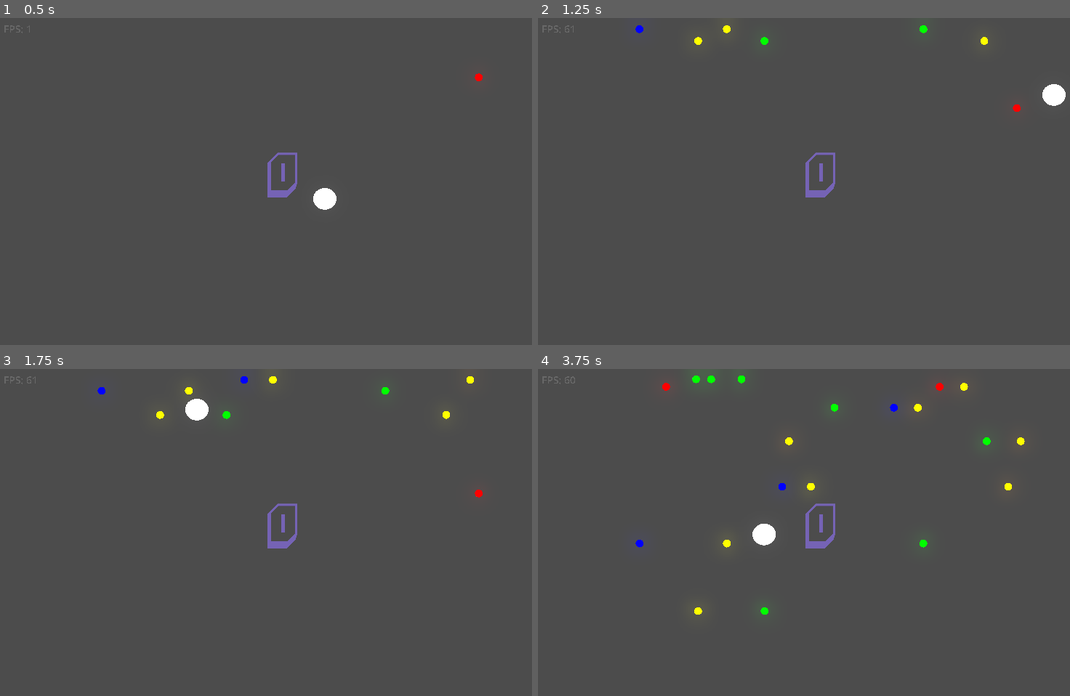
Above: before the commit, frames 1-4 (two rows, left to right).
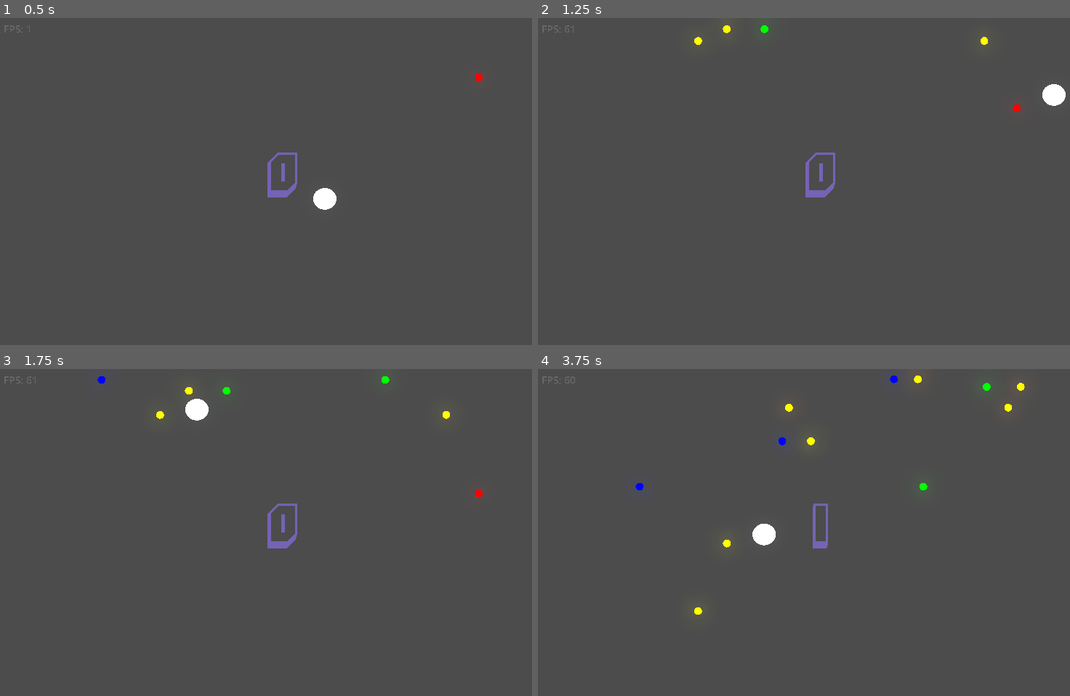
Above: after the commit, the same moments.

Repository: Tassnaz/FallingBlock
Game: Godot game, scene res://Scenes/main.tscn
Two runs of this game, one before a commit and one after it. Both use one fixed random seed, a clock stepped at 60 frames per second and the inputs below.
Inputs (mouse positions are in pixels of both pictures, inside the frame that each line leads up to):
- Up to frame 1 (0.5 s): no input
- Up to frame 2 (1.25 s): move the mouse to (1016, 76) at 0.52 s; press the mouse at (1016, 76) at 0.53 s
- Up to frame 3 (1.75 s): move the mouse to (159, 391) at 1.27 s; release the mouse at (159, 391) at 1.28 s; click (159, 391) at 1.35 s
- Up to frame 4 (3.75 s): move the mouse to (984, 431) at 2.02 s; press the mouse at (984, 431) at 2.03 s; move the mouse to (766, 493) at 2.77 s; release the mouse at (766, 493) at 2.78 s; click (766, 493) at 2.85 s; move the mouse to (724, 516) at 3.52 s; press the mouse at (724, 516) at 3.53 s

Frame 1 is identical in both runs. In frame 2, 0.1% of the frame differs, in the area x 18-74%, y 2-9%; in frame 3, 0.2%; in frame 4, 1.1%, in the area x 18-92%, y 2-76%.

Commit message:
bättre tempo

Diff:
--- a/Scenes/main.tscn
+++ b/Scenes/main.tscn
@@ -9,6 +9,7 @@
 
 [node name="Main" type="Node2D"]
 script = ExtResource("1_3an2g")
+BlocksPerSpawn = 2
 metadata/_edit_horizontal_guides_ = [-254.0, -38.0]
 
 [node name="Block" parent="." instance=ExtResource("4_a8nej")]
